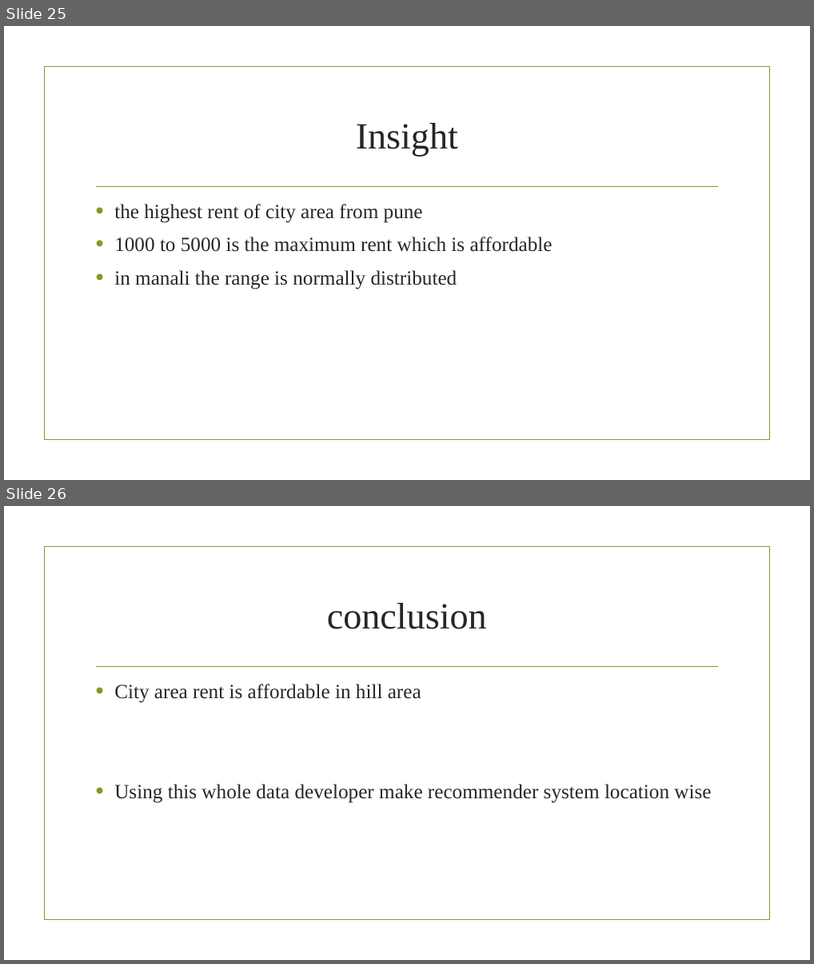
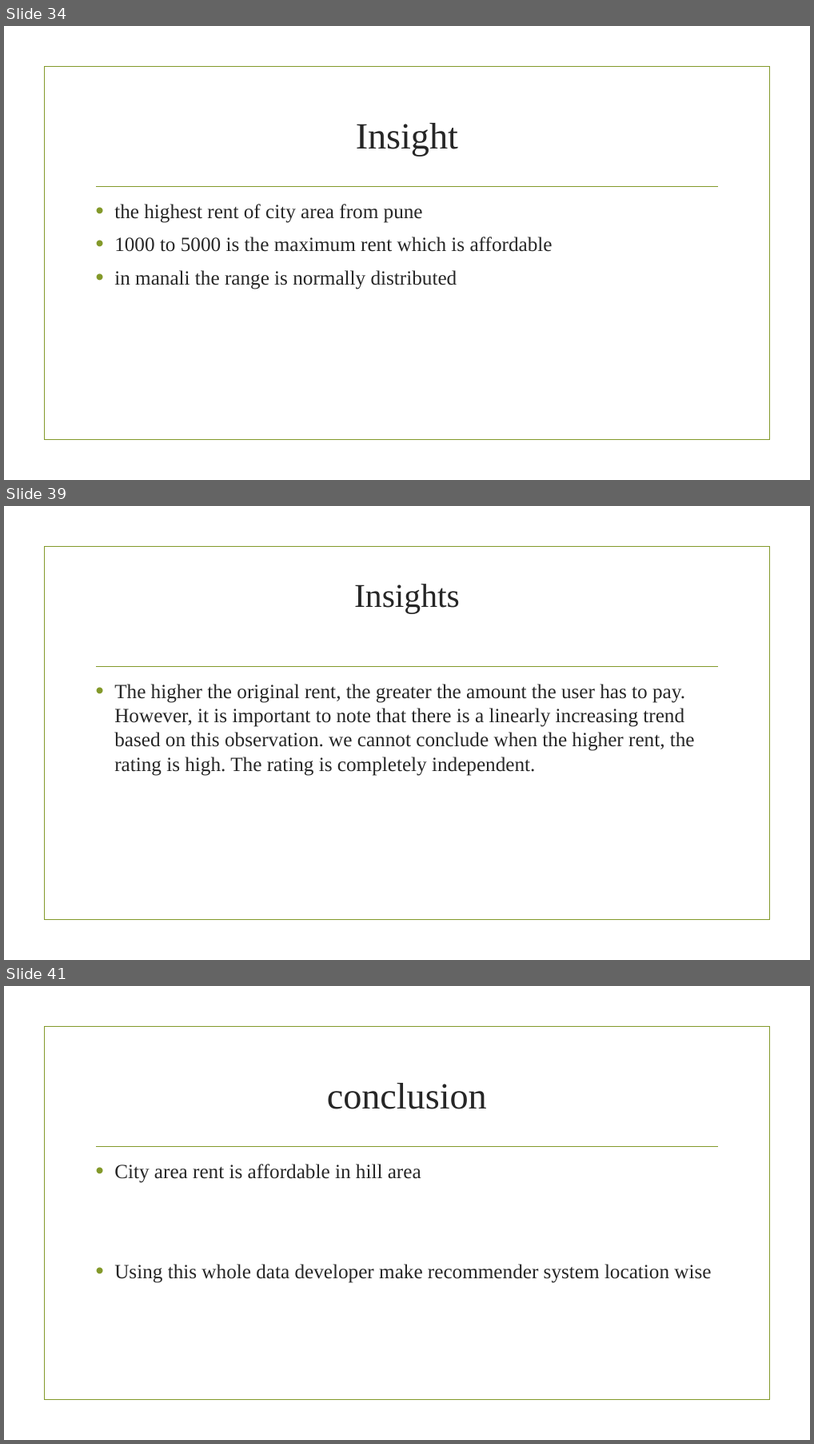
Before and after one commit to adas754/EDA, a slide deck: oyo1.pptx. Shown one above the other, each under a label of ours: slides 25 and 26 before the commit, slides 34, 39 and 41 after it; the slides between them are not shown. The pictures are 814x964 and 814x1444 pixels, drawn with LibreOffice and Linux fonts; fonts in the diff are those of the drawing; background and template pictures are left out. Boxes give left, top, right and bottom in pixels: in the first picture for what was removed or moved away, otherwise in the second. Text is boxed around its words. In the diff, an @@ line names an element or a change of style, - is before the commit and + after.

```diff
--- a/oyo1.pptx
+++ b/oyo1.pptx
@@ slide 39 added at (4, 506, 810, 960), background picture (left out); not listed: 2 template elements that a slide beside it also shows @@
@@ title added at (354, 584, 460, 614), 39.6 pt, text #262626 @@
+Insights
@@ text added at (114, 684, 695, 776), 24 pt, text #262626 @@
+• The higher the original rent, the greater the amount the user has to pay. However, it is important to note that there is a linearly increasing trend based on this observation. we cannot conclude when the higher rent, the rating is high. The rating is completely independent.
@@ what was slide 25 is now slide 34 @@
@@ what was slide 26 is now slide 41 @@
```
Also in this commit, not shown: 8 slides changed, 15 other slides added.
